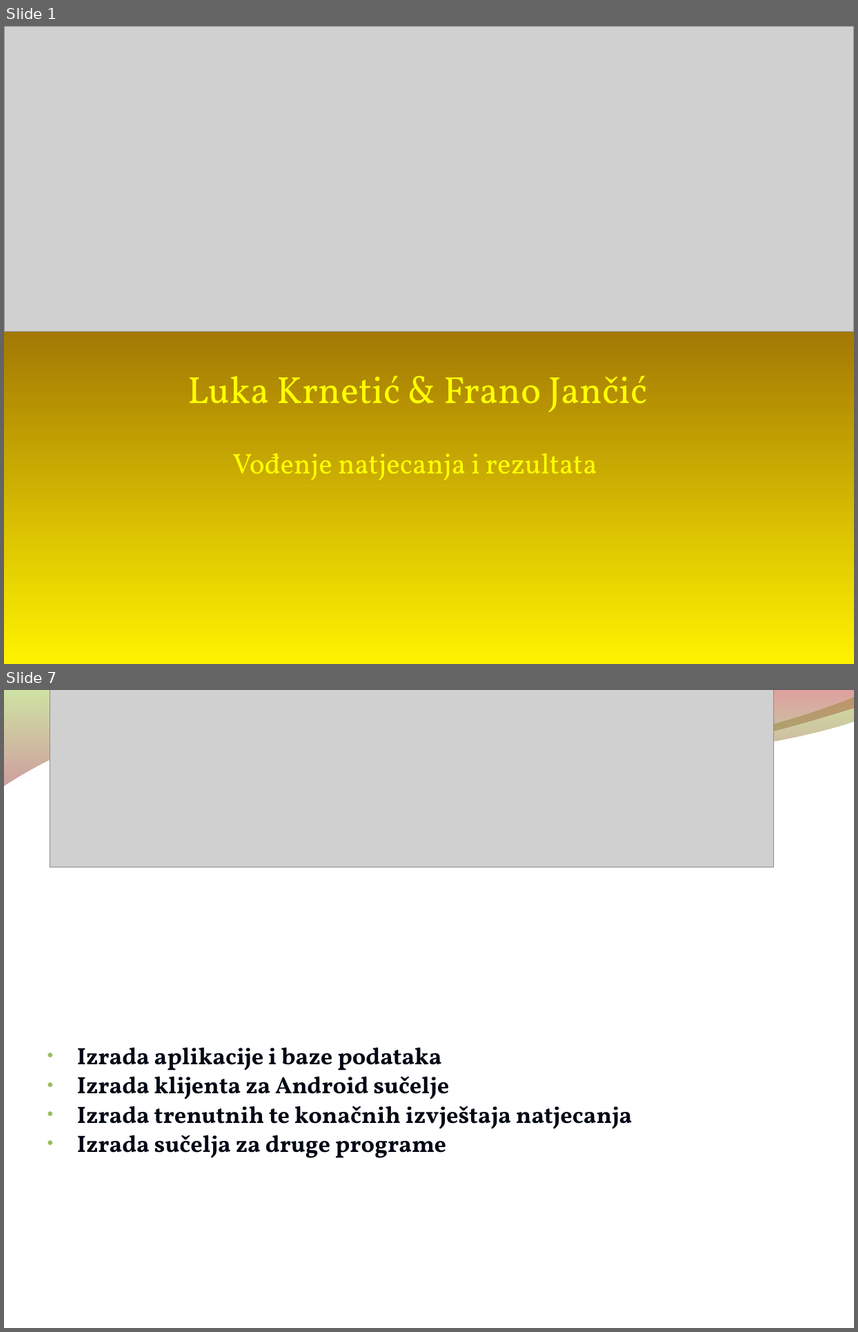
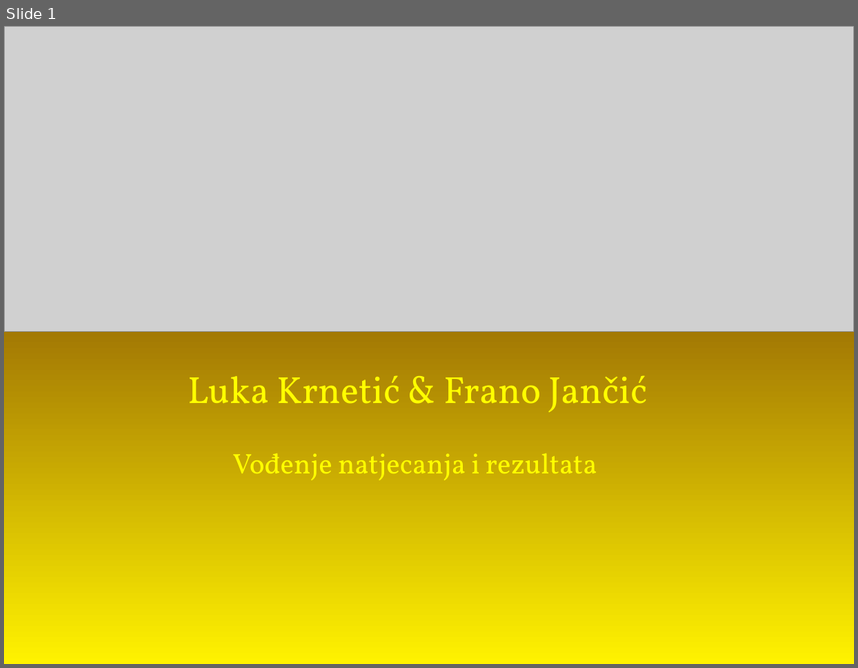
Before and after one commit to vidra74/Futura, a slide deck: Prezentacija/Demo_prosinac2014/Finale_liveScorer.odp. Shown one above the other, each under a label of ours: slides 1 and 7 before the commit, slide 1 after it; the slides between them are not shown. The pictures are 858x1332 and 858x668 pixels, drawn with LibreOffice and Linux fonts; fonts in the diff are those of the drawing; grey boxes stand for pictures; background and template pictures are left out. Boxes give left, top, right and bottom in pixels: in the first picture for what was removed or moved away, otherwise in the second. Text is boxed around its words. In the diff, an @@ line names an element or a change of style, - is before the commit and + after.

```diff
--- a/Prezentacija/Demo_prosinac2014/Finale_liveScorer.odp
+++ b/Prezentacija/Demo_prosinac2014/Finale_liveScorer.odp
@@ slide 7 removed at [4,690,854,1328], background picture (left out); not listed: 2 template elements that a slide beside it also shows @@
@@ picture removed at [50,690,774,867] @@
@@ text removed at [77,1047,632,1158] @@
-● Izrada aplikacije i baze podataka
-● Izrada klijenta za Android sučelje
-● Izrada trenutnih te konačnih izvještaja natjecanja
-● Izrada sučelja za druge programe
```
Also in this commit, not shown: 7 slides added, 6 other slides removed, 11 other files.
